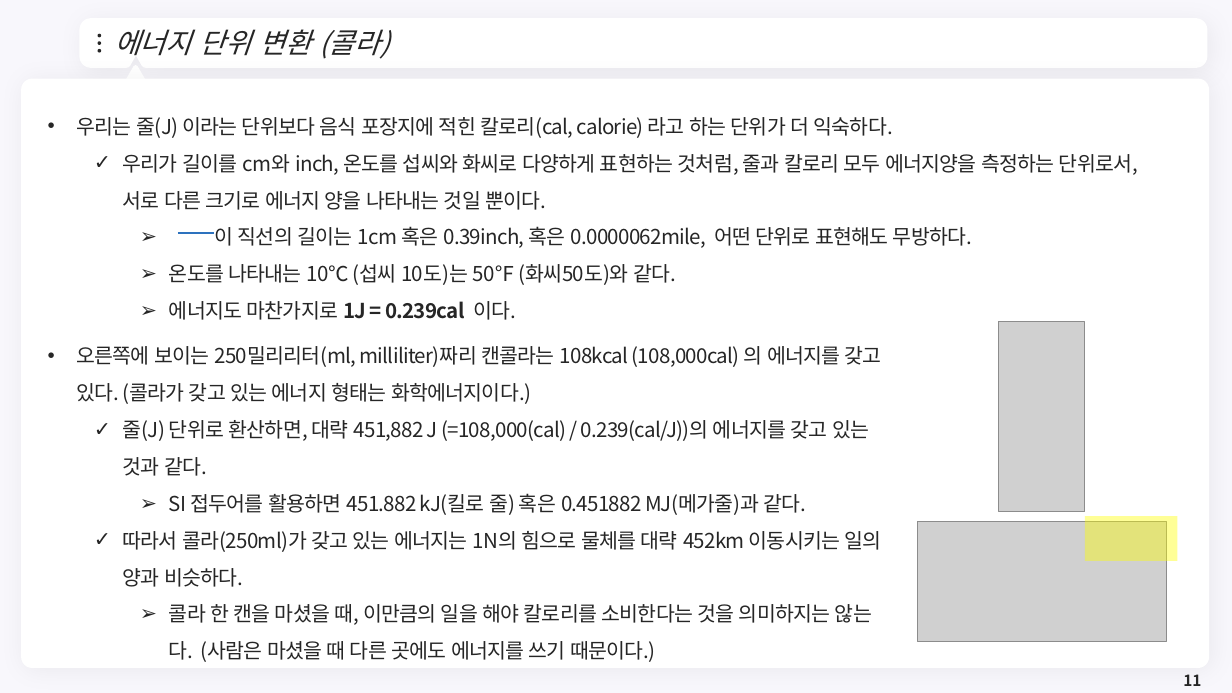
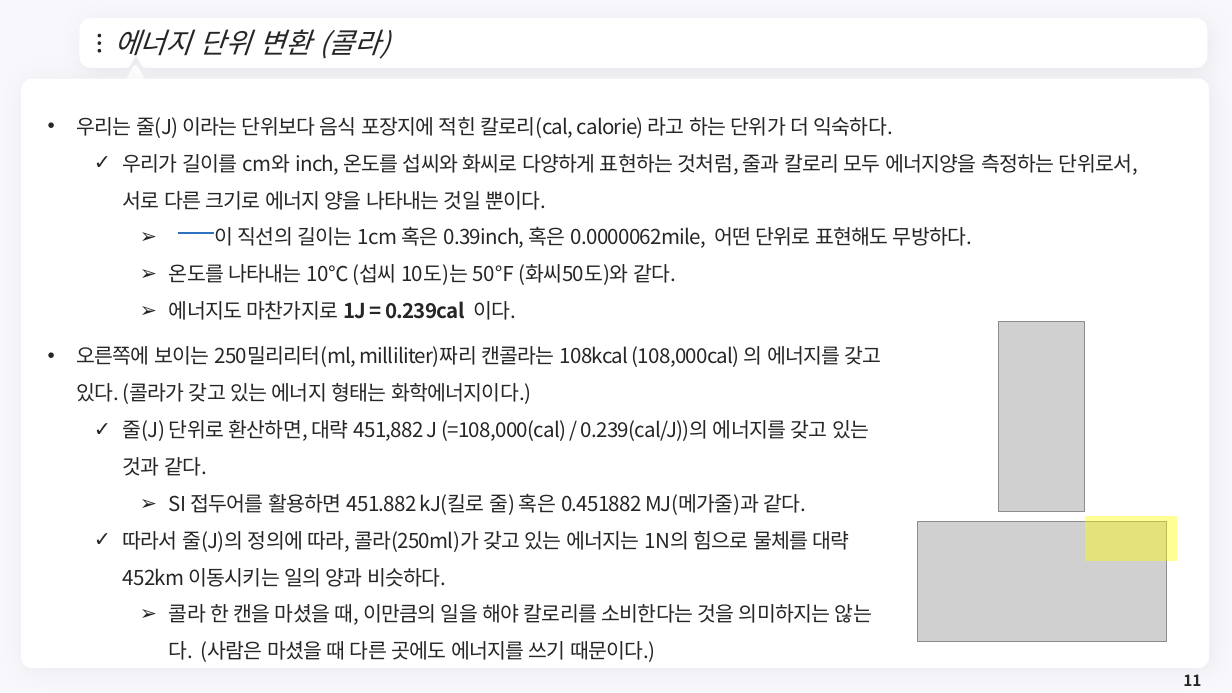
Before and after one commit to meandthey/Teaching, a slide deck: slide 11 of 에너지경제학/자원에너지경제학_Chapter_1.pptx. Drawn at 1232x693 pixels with LibreOffice and Linux fonts; fonts in the diff are those of the drawing; grey boxes stand for pictures; background and template pictures are left out. Boxes give left, top, right and bottom in pixels: in the first picture for what was removed or moved away, otherwise in the second. Text is boxed around its words. In the diff, an @@ line names an element or a change of style, - is before the commit and + after.

```diff
--- a/에너지경제학/자원에너지경제학_Chapter_1.pptx
+++ b/에너지경제학/자원에너지경제학_Chapter_1.pptx
@@ text at [123, 531, 850, 587]: text changed @@
-  ✓ 따라서 콜라(250ml)가 갖고 있는 에너지는 1N의 힘으로 물체를 대략 452km 이동시키는 일의 양과 비슷하다.
+  ✓ 따라서 줄(J)의 정의에 따라, 콜라(250ml)가 갖고 있는 에너지는 1N의 힘으로 물체를 대략 452km 이동시키는 일의 양과 비슷하다.
```
Also in this commit, not shown: 6 other slides changed, 4 slides added.
